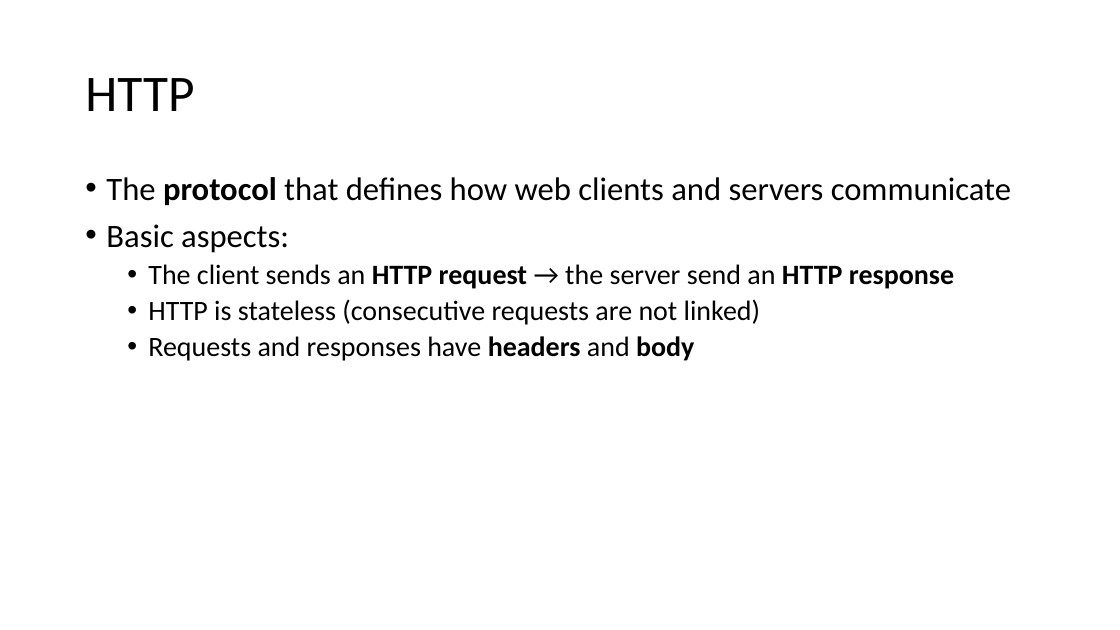
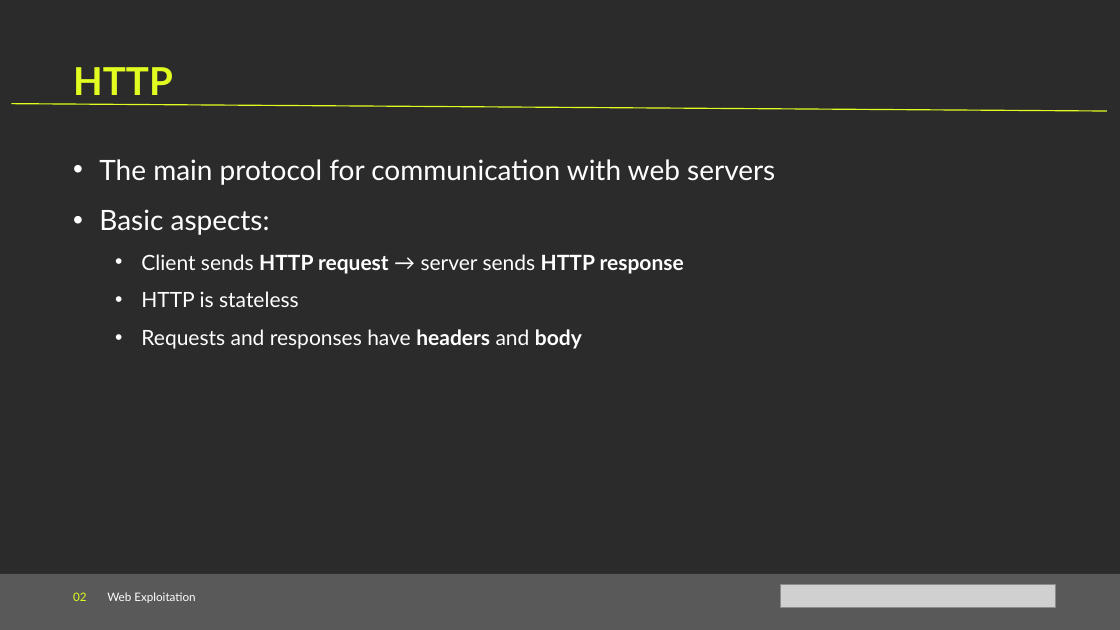
Before and after one commit to Cyanivde/technion-ctf, a slide deck: slide 8 of files/web-exploitation.pptx (slide 7 before the commit). Drawn at 1120x630 pixels with LibreOffice and Linux fonts; fonts in the diff are those of the drawing; grey boxes stand for pictures; background and template pictures are left out; a plain dark background stands for a picture behind light text. Boxes give left, top, right and bottom in pixels: in the first picture for what was removed or moved away, otherwise in the second. Text is boxed around its words. In the diff, an @@ line names an element or a change of style, - is before the commit and + after.

```diff
--- a/files/web-exploitation.pptx
+++ b/files/web-exploitation.pptx
@@ background #FFFFFF to picture (left out) @@
@@ text "HTTP": place and size @@
-text "HTTP" at <box>85,78,194,111</box>
+text "HTTP" at <box>73,67,173,95</box>
@@ text "HTTP" at <box>73,67,173,95</box>: size 44 to 33 pt, font Calibri to Lato, text colour #000000 to #E2FE21, bold on; line spacing 0.9 to 1; vertical alignment middle to top @@
@@ line added from (12, 103) to (1107, 111), #E2FE21 1 pt @@
@@ text "The main protocol for communication ...": place and size @@
-text "The main protocol for communication ..." at <box>106,177,1011,361</box>
+text "The main protocol for communication ..." at <box>99,159,775,349</box>
@@ text at <box>99,159,775,185</box>: text changed; size 28 to 24 pt; font Calibri to Lato; text colour #000000 to #FFFFFF @@
-• The protocol that defines how web clients and servers communicate
+• The main protocol for communication with web servers
@@ text at <box>99,209,582,349</box>: size 28 to 24 pt in "Basic aspects:"; font Calibri to Lato, text colour #000000 to #FFFFFF in "Basic aspects:", "Requests and responses have headers and body"; size 24 to 18 pt in "Requests and responses have headers and body"; indent changed; line spacing 0.9 to 1.5; less space between paragraphs @@
@@ text at <box>141,254,684,307</box>: text changed; size 24 to 18 pt; font Calibri to Lato; text colour #000000 to #FFFFFF @@
-  • The client sends an HTTP request → the server send an HTTP response
-  • HTTP is stateless (consecutive requests are not linked)
+  • Client sends HTTP request → server sends HTTP response
+  • HTTP is stateless
@@ rectangle added at <box>0,574,1120,630</box>, fill #595959 @@
@@ text added at <box>73,592,195,603</box>, 10 pt, text #FFFFFF @@
+02 Web Exploitation
@@ picture added at <box>781,585,1055,607</box> @@
```
Also in this commit, not shown: 11 other slides changed, 2 slides added, 1 slide removed, 2 other files.
